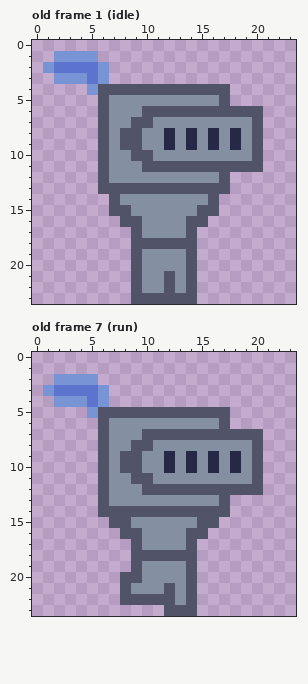
Pixel-art file: assets/images/guard.aseprite. Above: the version before the commit.
24x24 pixels, 9 frames. Shown: old frame 1 (idle), old frame 7 (run).
Once edited:
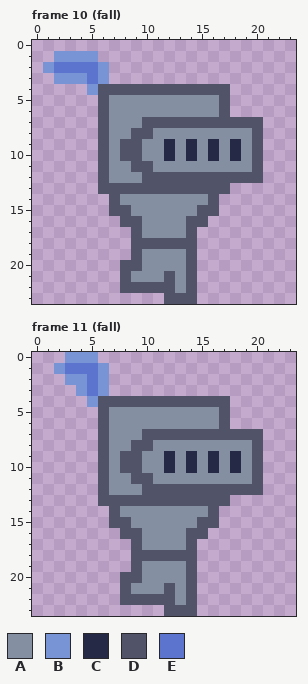
Palette (. is transparent): A #848fa1  B #7994d4  C #252945  D #515369  E #5d74cf
A new or re-ordered frame is compared with the old frame closest to it.
Changes in this commit:
frames 9 -> 11
Changed rows in their new state; - is an unchanged pixel.
Frame 10 (fall) is new; against old frame 1 (idle), layers "face", "legs":
first column x 8:
 6 --AAAAAAA-...
 7 -A-DDDDDDDDD-
 8 A-D-A-A-A-A--
10 D-A-C-C-C-C--
11 -D-AAAAAAAAA-
12 --DDDDDDD-DDD
first column x 8:
20 D---
21 DA--
22 D-DD
23 -...
Frame 11 (fall) is new; against old frame 7 (run), layers "feather", "head":
first column x 1:
 0 --BBB------------
 1 -BEEEB-----------
 2 -.--EB-----------
 3 ...B-------------
 4 -...BDDDDDDDDDDDD
 5 ----.-AAAAAAAAAA-
first column x 6:
13 -DDDDDDDDDD-
14 .-AAAAAAAA-.
Changed places in both pictures, as pixel boxes (x1, y1, x2, y2):
changed: (120, 106, 263, 183)
changed: (120, 260, 164, 304)
changed: (43, 352, 230, 418)
changed: (98, 495, 230, 517)
